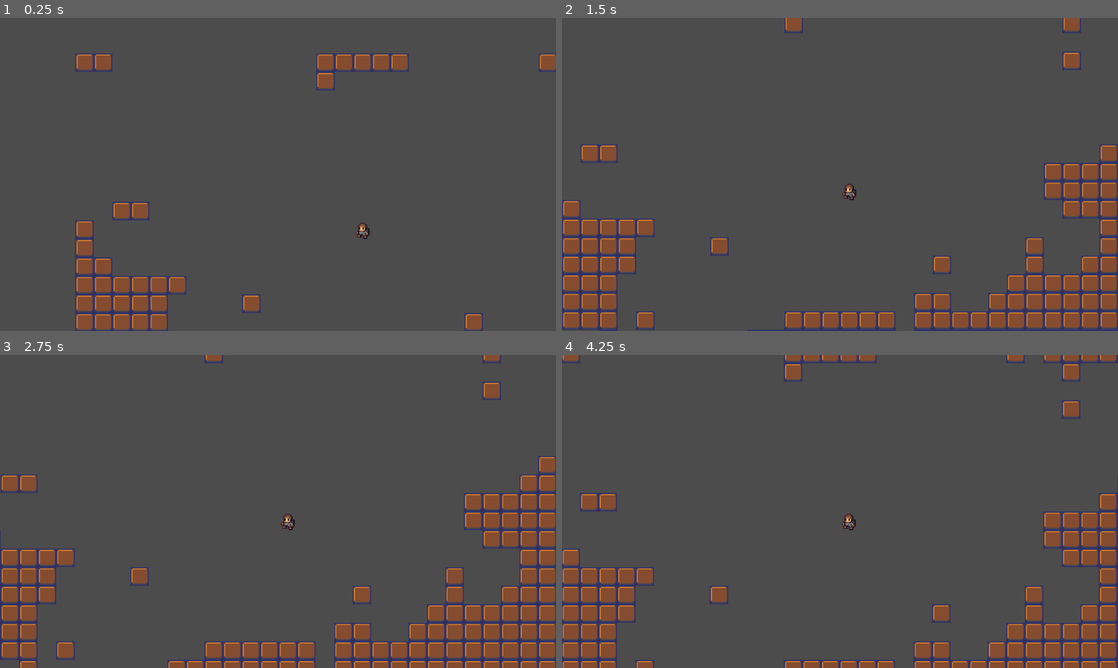
Above: before the commit, frames 1-4 (two rows, left to right).
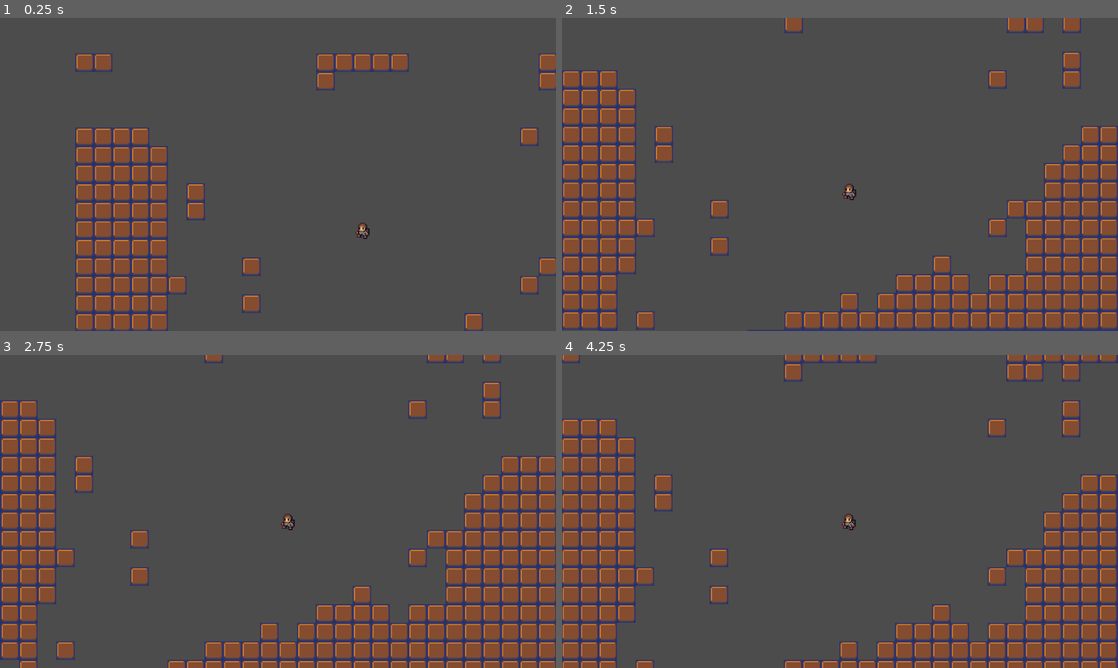
Above: after the commit, the same moments.

Repository: deengames-prototypes/android-roguelike
Game: Godot game, scene res://CoreGame.tscn
Same seed, same stepped clock (60 frames per second), same inputs: the game is played once before the commit and once after it.
Inputs:
- Up to frame 1 (0.25 s): no input
- Up to frame 2 (1.5 s): hold D (move_right) 0.53-1.28 s; hold S (move_down) from 1.28 s (still down)
- Up to frame 3 (2.75 s): release S (move_down) at 2.03 s; hold D (move_right) from 2.03 s (still down)
- Up to frame 4 (4.25 s): release D (move_right) at 2.78 s; hold W (move_up) 2.78-3.53 s; hold A (move_left) from 3.53 s (still down)

The runs differ from the first frame. In frame 1, 7.1% of the frame differs, in the area x 13-100%, y 17-89%; in frame 2, 11%; in frame 3, 9.8%; in frame 4, 11%, in the area x 0-100%, y 0-100%.

Commit message:
Nerf random walk multiplier to 1.5 Gives us mostly-non-empty caves now

Diff:
--- a/src/Constants.gd
+++ b/src/Constants.gd
@@ -6,5 +6,5 @@
 const TILE_WIDTH = 32
 const TILE_HEIGHT = 32
 
-const RANDOM_WALK_MULT = 2
+const RANDOM_WALK_MULT = 1.5
 const RANDOM_WALK_STEPS = TILES_WIDE * TILES_HIGH * RANDOM_WALK_MULT
